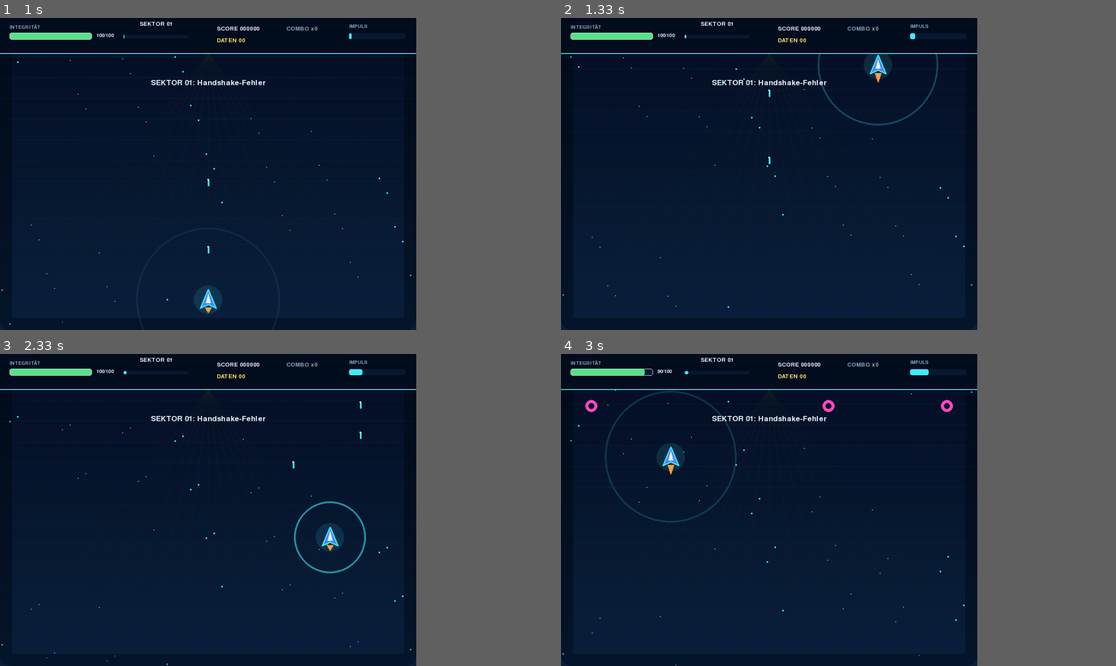
Above: before the commit, frames 1-4 (two rows, left to right).
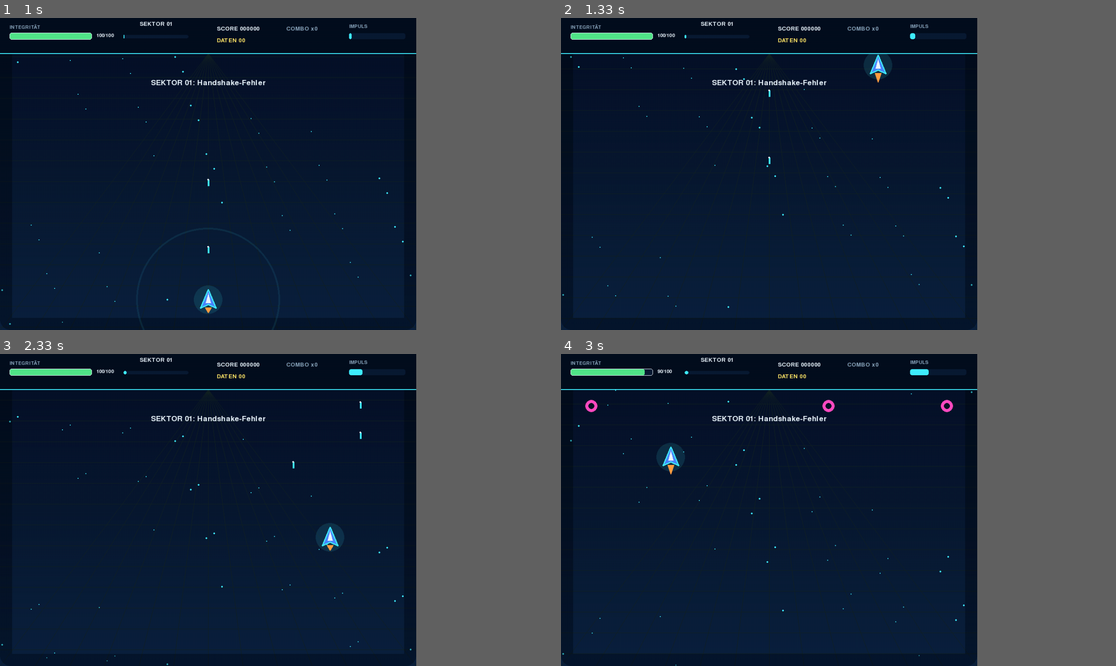
Above: after the commit, the same moments.

Repository: DarianKletzander0/Game-Programmierung
Game: pygame game, started from main.py
Same seed, same stepped clock (60 frames per second), same inputs: the game is played once before the commit and once after it.
Inputs (mouse positions are in pixels of both pictures, inside the frame that each line leads up to):
- Up to frame 1 (1 s): tap Enter at 0.33 s; tap Space at 0.67 s
- Up to frame 2 (1.33 s): hold Right from 1 s (still down); move the mouse to (827, 64) at 1.03 s; tap Space at 1.07 s
- Up to frame 3 (2.33 s): tap Space at 1.37, 1.57, 1.9, 2.2 s; release Right at 1.47 s; hold Up 1.5-1.8 s; move the mouse to (360, 619) at 1.53 s; hold Right 1.83-2.3 s; move the mouse to (255, 538) at 1.87 s
- Up to frame 4 (3 s): hold Left 2.33-2.87 s; move the mouse to (777, 403) at 2.37 s; tap Space at 2.4, 2.7, 2.97 s; hold Down from 2.9 s (still down); move the mouse to (672, 447) at 2.93 s

Frame 1 is identical in both runs. In frame 2, 0.2% of the frame differs, in the area x 46-68%, y 11-35%; in frame 3, 0.3%; in frame 4, 0.4%, in the area x 7-32%, y 11-55%.

Commit message:
Harden gameplay verification and settings behavior

Diff:
--- a/signal_breach/game.py
+++ b/signal_breach/game.py
@@ -25,7 +25,8 @@
     def __init__(self, profile_path: Path = PROFILE_PATH, audio: bool = True):
         self.profile_path = Path(profile_path)
         self.profile = load_profile(self.profile_path)
-        self.audio = AudioManager(audio and self.profile.sound_enabled)
+        self.audio = AudioManager(audio)
+        self.audio.set_enabled(audio and self.profile.sound_enabled)
         self.state = ScreenState.MENU
         self.running = True
         self.fullscreen_requested = False
@@ -129,8 +130,9 @@
     def activate_impulse(self) -> int:
         if self.state is not ScreenState.PLAYING:
             return 0
+        was_ready = self.player.alive and self.player.impulse_cooldown <= 0
         removed = self.player.activate_impulse(self.hostile_projectiles)
-        if self.player.impulse_cooldown > 0 and (removed or self.pulse_visible <= 0):
+        if was_ready:
             self.pulse_visible = 0.35
             self.audio.play("impulse")
         return removed
--- a/tests/test_entities.py
+++ b/tests/test_entities.py
@@ -103,6 +103,25 @@
         self.assertGreaterEqual(len(shots), 3)
         self.assertEqual(summons, [])
 
+    def test_summon_boss_creates_two_weaver_helpers_in_later_phase(self) -> None:
+        boss = Boss(pygame.Vector2(480, 120), difficulty=1.0, pattern="summon")
+        boss.hp = boss.max_hp // 2
+
+        shots, summons = boss.update(2.0, pygame.Vector2(480, 600))
+
+        self.assertGreaterEqual(len(shots), 3)
+        self.assertEqual([enemy.kind for enemy in summons], ["weaver", "weaver"])
+
+    def test_core_boss_creates_radial_attack_in_later_phase(self) -> None:
+        boss = Boss(pygame.Vector2(480, 120), difficulty=1.0, pattern="core")
+        boss.hp = 1
+
+        shots, summons = boss.update(2.0, pygame.Vector2(480, 600))
+
+        self.assertGreaterEqual(len(shots), 14)
+        self.assertEqual(summons, [])
+        self.assertGreater(len({round(shot.velocity.angle_to((0, 1))) for shot in shots}), 10)
+
 
 if __name__ == "__main__":
     unittest.main()
--- a/tests/test_game_flow.py
+++ b/tests/test_game_flow.py
@@ -11,8 +11,8 @@
 from signal_breach.entities import Enemy, Projectile
 from signal_breach.game import Game
 from signal_breach.levels import SECTORS, SectorRuntime
-from signal_breach.model import ScreenState
-from signal_breach.persistence import load_profile
+from signal_breach.model import Profile, ScreenState
+from signal_breach.persistence import load_profile, save_profile
 from signal_breach.rendering import Renderer
 
 
@@ -158,6 +158,58 @@
             game.complete_sector()
             game.handle_event(pygame.event.Event(pygame.KEYDOWN, key=pygame.K_r))
             self.assertIs(game.state, ScreenState.MENU)
+
+    def test_impulse_during_cooldown_does_not_restart_visual_effect(self) -> None:
+        with tempfile.TemporaryDirectory() as temp_dir:
+            game = Game(profile_path=Path(temp_dir) / "profile.json", audio=False)
+            game.start_run()
+            game.activate_impulse()
+            for _ in range(13):
+                game.update(1 / 30)
+            self.assertEqual(game.pulse_visible, 0.0)
+            self.assertGreater(game.player.impulse_cooldown, 0.0)
+
+            game.activate_impulse()
+
+            self.assertEqual(game.pulse_visible, 0.0)
+
+    def test_sound_can_be_enabled_when_profile_started_muted(self) -> None:
+        with tempfile.TemporaryDirectory() as temp_dir:
+            path = Path(temp_dir) / "profile.json"
+            save_profile(path, Profile(sound_enabled=False))
+            game = Game(profile_path=path, audio=True)
+            self.assertFalse(game.audio.enabled)
+
+            game.handle_event(pygame.event.Event(pygame.KEYDOWN, key=pygame.K_m))
+
+            self.assertTrue(game.audio.enabled)
+            self.assertTrue(game.audio.available)
+
+    def test_complete_simulation_spawns_all_bosses_and_reaches_win(self) -> None:
+        with tempfile.TemporaryDirectory() as temp_dir:
+            game = Game(profile_path=Path(temp_dir) / "profile.json", audio=False)
+            game.start_run()
+            boss_sectors: set[int] = set()
+
+            for frame in range(12_000):
+                game.run.player.max_hp = 100_000
+                game.player.hp = 100_000
+                if frame % 20 == 0:
+                    game.player_projectiles.extend(
+                        Projectile(enemy.pos.copy(), pygame.Vector2(), 99_999, False)
+                        for enemy in game.enemies
+                    )
+                game.update(1 / 60)
+                if game.boss is not None:
+                    boss_sectors.add(game.sector_index)
+                if game.state is ScreenState.SHOP:
+                    game.start_next_sector()
+                if game.state is ScreenState.WON:
+                    break
+
+            self.assertIs(game.state, ScreenState.WON)
+            self.assertEqual(boss_sectors, {0, 1, 2})
+            self.assertEqual(game.profile.unlocked_sector, 3)
 
 
 class AudioGenerationTests(unittest.TestCase):
--- a/tests/test_main.py
+++ b/tests/test_main.py
@@ -28,6 +28,31 @@
         self.assertEqual(state["last_collectible_spawn"], 1_000)
         self.assertIs(state["game_over"], False)
 
+    def test_canvas_rect_preserves_aspect_ratio(self) -> None:
+        cases = [
+            ((960, 720), (0, 0, 960, 720)),
+            ((1920, 1080), (240, 0, 1440, 1080)),
+            ((600, 900), (0, 225, 600, 450)),
+        ]
+
+        for surface_size, expected_rect in cases:
+            with self.subTest(surface_size=surface_size):
+                surface = pygame.Surface(surface_size)
+                self.assertEqual(tuple(main._canvas_rect(surface)), expected_rect)
+
+    def test_mouse_position_is_mapped_to_virtual_canvas(self) -> None:
+        target = pygame.Rect(240, 0, 1440, 1080)
+        event = pygame.event.Event(
+            pygame.MOUSEMOTION,
+            pos=target.center,
+            rel=(0, 0),
+            buttons=(False, False, False),
+        )
+
+        mapped = main._map_mouse_event(event, target)
+
+        self.assertEqual(mapped.pos, (480, 360))
+
 
 class HighscoreTests(unittest.TestCase):
     def test_load_highscore_returns_zero_when_file_is_missing(self) -> None:
Not shown, changed: docs/DOKUMENTATION.md
Not shown, changed: output/pdf/Signal_Breach_Dokumentation.pdf
